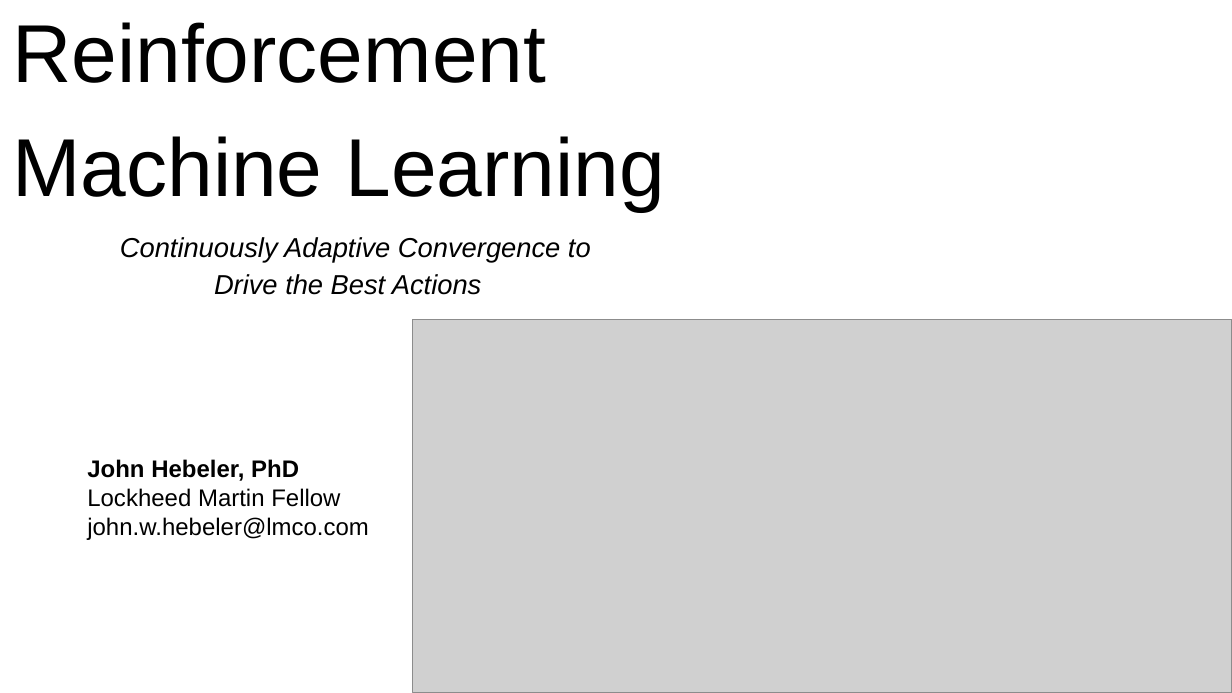
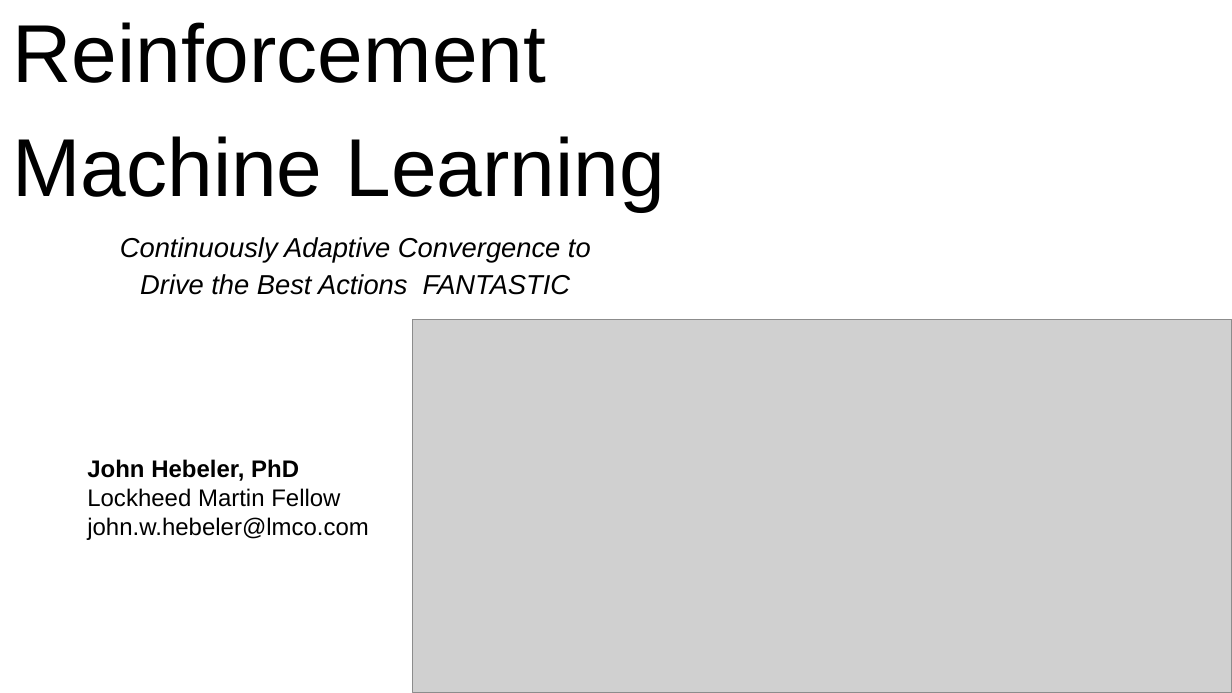
Before and after one commit to JWHPortfolio/RLTalk, a slide deck: slide 1 of ReinforcmentLearning.pptx. Drawn at 1232x693 pixels with LibreOffice and Linux fonts; fonts in the diff are those of the drawing; grey boxes stand for pictures. Boxes give left, top, right and bottom in pixels: in the first picture for what was removed or moved away, otherwise in the second. Text is boxed around its words. In the diff, an @@ line names an element or a change of style, - is before the commit and + after.

```diff
--- a/ReinforcmentLearning.pptx
+++ b/ReinforcmentLearning.pptx
@@ subtitle at bbox=[120, 237, 591, 295]: text changed @@
-Continuously Adaptive Convergence to Drive the Best Actions
+Continuously Adaptive Convergence to Drive the Best Actions FANTASTIC
```
Also in this commit, not shown: 5 other files.
